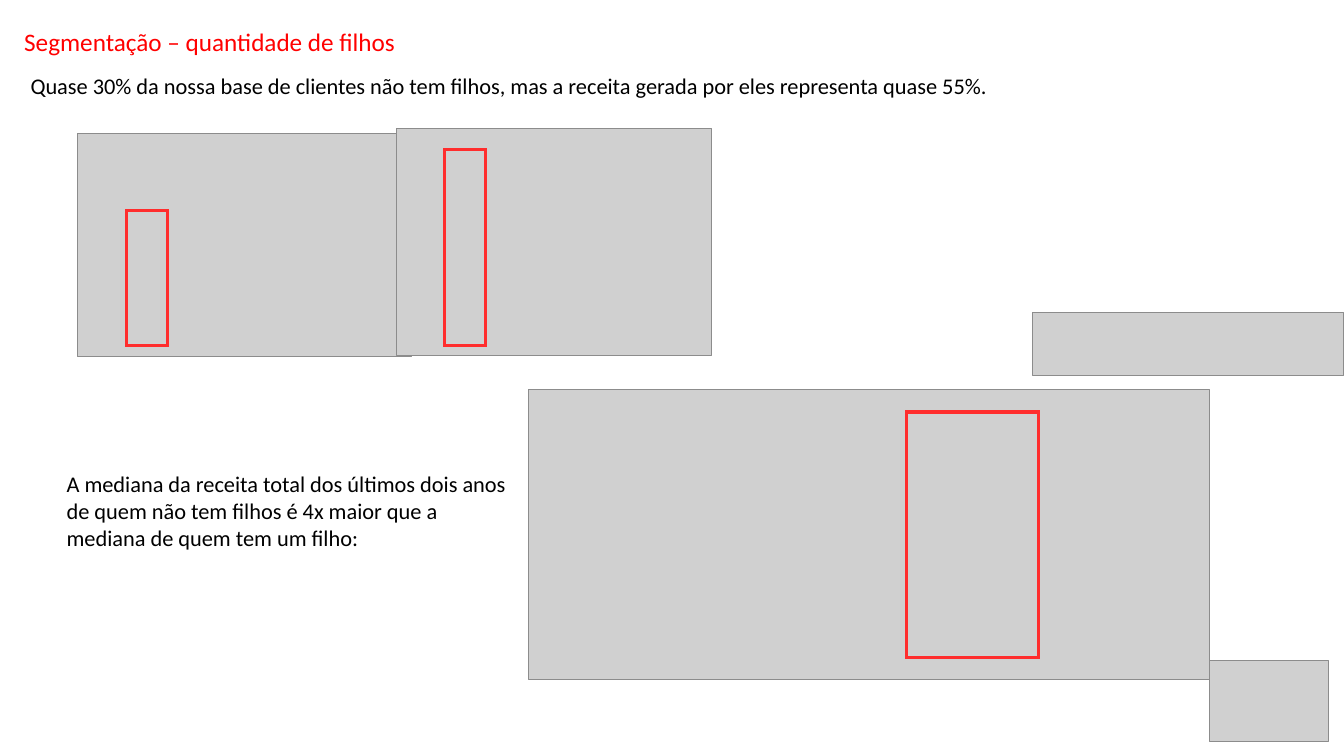
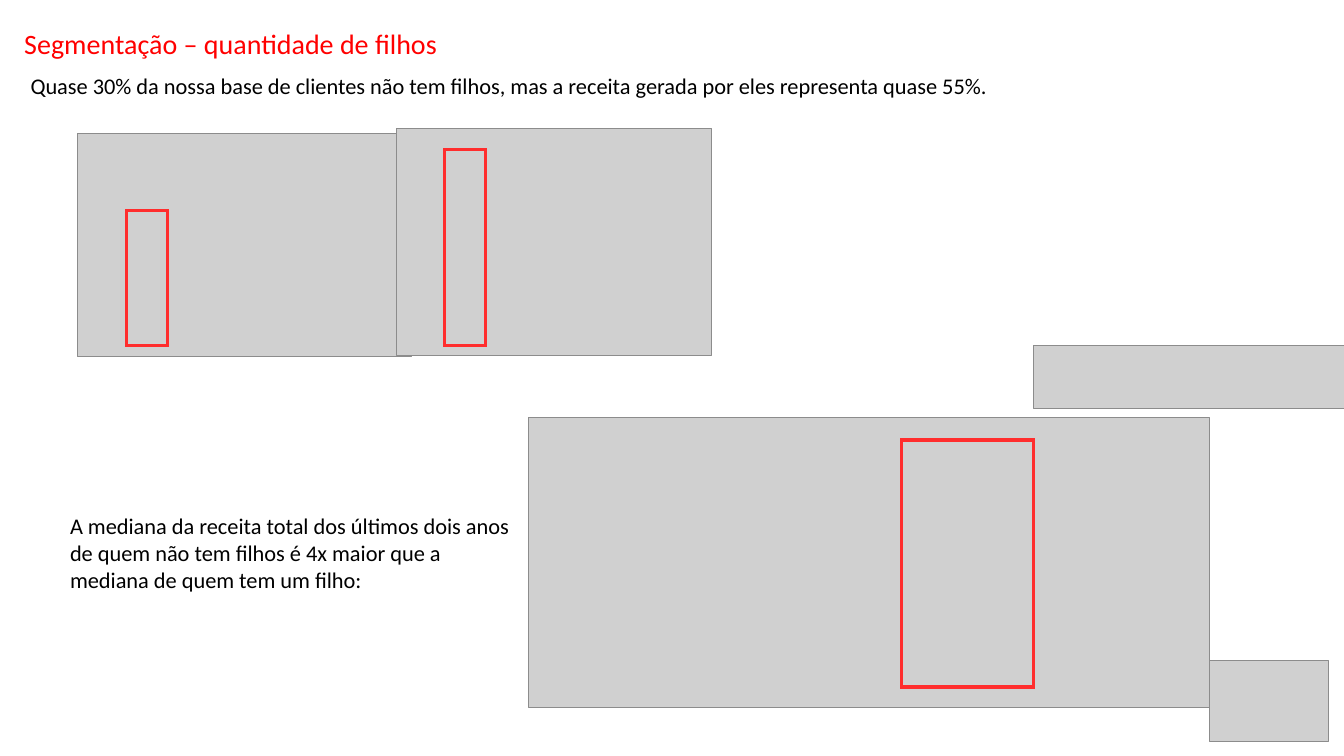
Before and after one commit to Danielgmelo/ifood, a slide deck: slide 20 of my_project/iFood CRM Data Analyst Case.pptx. Drawn at 1344x756 pixels with LibreOffice and Linux fonts; fonts in the diff are those of the drawing; grey boxes stand for pictures. Boxes give left, top, right and bottom in pixels: in the first picture for what was removed or moved away, otherwise in the second. Text is boxed around its words. In the diff, an @@ line names an element or a change of style, - is before the commit and + after.

```diff
--- a/my_project/iFood CRM Data Analyst Case.pptx
+++ b/my_project/iFood CRM Data Analyst Case.pptx
@@ text "Segmentação – quantidade de filhos" at (24, 34, 437, 59): size 18 to 20 pt @@
@@ picture: place and size @@
-picture at (1032, 313, 1344, 376)
+picture at (1034, 346, 1344, 409)
@@ picture: place and size @@
-picture at (528, 390, 1210, 680)
+picture at (528, 418, 1210, 708)
@@ rectangle: place and size @@
-rectangle at (906, 412, 1038, 658)
+rectangle at (901, 441, 1033, 688)
@@ text "A mediana da receita total ...": place and size @@
-text "A mediana da receita total ..." at (67, 476, 506, 550)
+text "A mediana da receita total ..." at (70, 518, 509, 592)
```
Also in this commit, not shown: 27 other slides changed, 1 other file.
